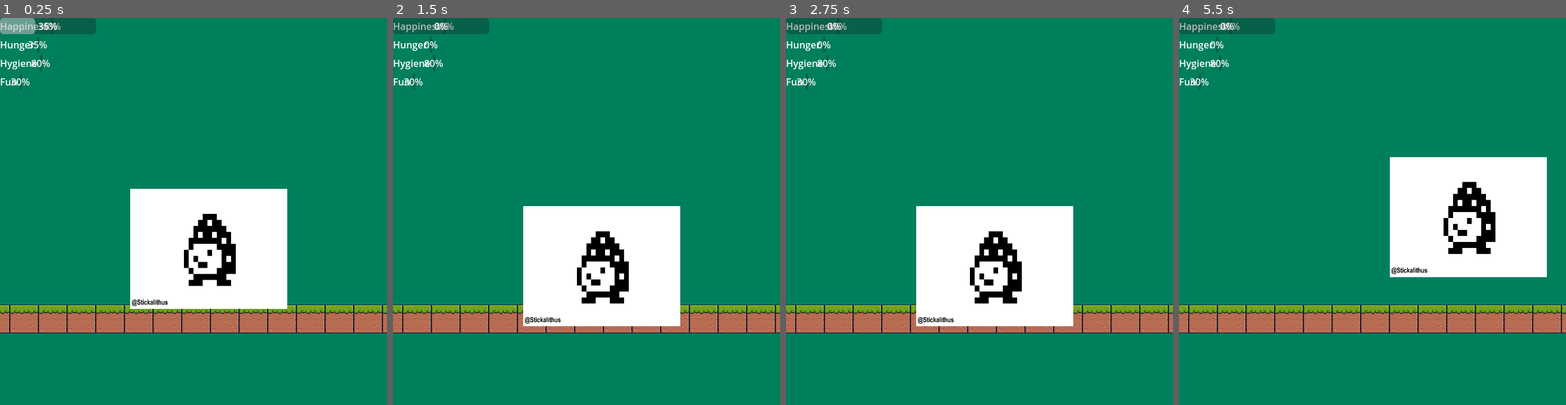
Above: before the commit, frames 1-4 (left to right).
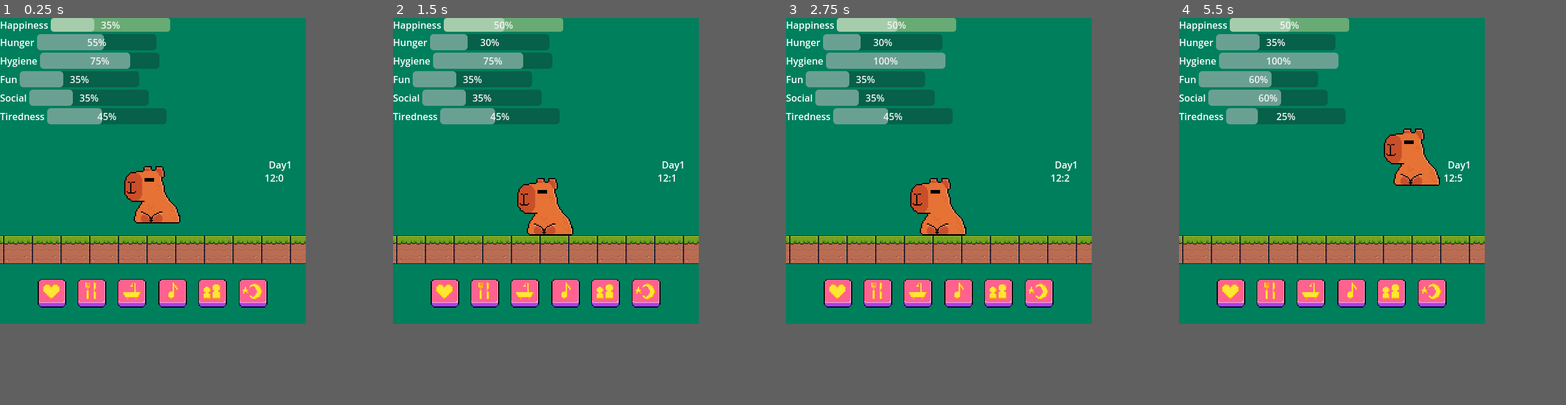
Above: after the commit, the same moments.

Repository: HenrikTS99/Godot-tamagotchi
Game: Godot game, scene res://source/levels/main.tscn
The game is run twice, just before and just after one commit, with the same random seed, the same clock (stepped at 60 frames per second) and the same inputs.
Inputs (mouse positions are in pixels of both pictures, inside the frame that each line leads up to):
- Up to frame 1 (0.25 s): no input
- Up to frame 2 (1.5 s): click (458, 366) at 0.52 s; click (509, 366) at 1.27 s
- Up to frame 3 (2.75 s): click (952, 366) at 2.02 s
- Up to frame 4 (5.5 s): click (1395, 366) at 2.77 s; click (1449, 366) at 3.52 s; click (1500, 366) at 4.27 s; tap Enter (ui_accept) at 5, 5.27 s; hold Right (ui_right) from 5.03 s (still down)
In our replay, the window is 648x648 before the commit and 512x512 after it. These sizes can differ from the game's own. Grey fills any space a smaller window leaves; there, only what the larger window draws over its background counts as a difference.

The runs differ from the first frame. In frame 1, 33% of the frame differs, in the area x 0-100%, y 0-82%; in frame 2, 31%; in frame 3, 31%; in frame 4, 36%.

Commit message:
add all stats, add time pass and stats change by time logic, restructure files

Diff:
--- a/UpdateBars.gd
+++ /dev/null
@@ -1,31 +0,0 @@
-extends Control
-
-@onready var pet = get_tree().get_first_node_in_group("Pet")
-
-# Called when the node enters the scene tree for the first time.
-func _ready():
-	print(pet)
-	if pet:
-		pet.hungerChanged.connect(update_hunger)
-		pet.connect("happinessChanged", update_happiness)
-		pet.hygieneChanged.connect(update_hygiene)
-		pet.funChanged.connect(update_fun)
-	update()
-
-func update():
-	update_hunger()
-	update_happiness()
-	update_hygiene()
-	update_fun()
-
-func update_hunger():
-	$VBoxContainer/HBoxContainer2/HungerBar.value = pet.hunger * 100 / pet.maxStat
-
-func update_happiness():
-	$VBoxContainer/HBoxContainer/HappinessBar.value = pet.happiness * 100 / pet.maxStat
-
-func update_hygiene():
-	$VBoxContainer/HBoxContainer3/HygieneBar.value = pet.hygiene * 100 / pet.maxStat
-
-func update_fun():
-	$VBoxContainer/HBoxContainer4/FunBar.value = pet.fun * 100 / pet.maxStat
--- a/project.godot
+++ b/project.godot
@@ -17,9 +17,11 @@
 
 [display]
 
-window/size/viewport_width=648
+window/size/viewport_width=512
+window/size/viewport_height=512
 
 [rendering]
 
+textures/canvas_textures/default_texture_filter=0
 renderer/rendering_method="gl_compatibility"
 renderer/rendering_method.mobile="gl_compatibility"
--- a/source/actors/Pet.tscn
+++ b/source/actors/Pet.tscn
@@ -1,19 +1,19 @@
 [gd_scene load_steps=4 format=3 uid="uid://r1srkhptyee1"]
 
 [ext_resource type="Script" path="res://source/actors/pet.gd" id="1_mp1so"]
-[ext_resource type="Texture2D" uid="uid://26ie5j7su3o7" path="res://assets/img/tamagochi.webp" id="2_w6etj"]
+[ext_resource type="Texture2D" uid="uid://bhfjprgp4pnof" path="res://assets/img/capybara.png" id="2_lwjfl"]
 
 [sub_resource type="RectangleShape2D" id="RectangleShape2D_tkmqf"]
-size = Vector2(95, 100)
+size = Vector2(94, 96)
 
 [node name="Pet" type="CharacterBody2D" groups=["Pet"]]
 script = ExtResource("1_mp1so")
 
 [node name="Sprite2D" type="Sprite2D" parent="."]
 position = Vector2(-0.999969, -2)
-scale = Vector2(0.410937, 0.523438)
-texture = ExtResource("2_w6etj")
+scale = Vector2(2, 2)
+texture = ExtResource("2_lwjfl")
 
 [node name="CollisionShape2D" type="CollisionShape2D" parent="."]
-position = Vector2(-0.5, 12)
+position = Vector2(-2, -2)
 shape = SubResource("RectangleShape2D_tkmqf")
--- a/source/actors/StatsUI.tscn
+++ /dev/null
@@ -1,66 +0,0 @@
-[gd_scene load_steps=2 format=3 uid="uid://dqlrf8c1udujk"]
-
-[ext_resource type="Script" path="res://UpdateBars.gd" id="1_e4vm8"]
-
-[node name="Control" type="Control"]
-layout_mode = 3
-anchors_preset = 15
-anchor_right = 1.0
-anchor_bottom = 1.0
-grow_horizontal = 2
-grow_vertical = 2
-script = ExtResource("1_e4vm8")
-
-[node name="VBoxContainer" type="VBoxContainer" parent="."]
-layout_mode = 1
-anchors_preset = 15
-anchor_right = 1.0
-anchor_bottom = 1.0
-grow_horizontal = 2
-grow_vertical = 2
-
-[node name="HBoxContainer" type="HBoxContainer" parent="VBoxContainer"]
-layout_mode = 2
-
-[node name="Happiness" type="Label" parent="VBoxContainer/HBoxContainer"]
-layout_mode = 2
-text = "Happiness"
-
-[node name="HappinessBar" type="ProgressBar" parent="VBoxContainer/HBoxContainer"]
-layout_mode = 2
-size_flags_vertical = 1
-step = 1.0
-value = 30.0
-
-[node name="HBoxContainer2" type="HBoxContainer" parent="VBoxContainer"]
-layout_mode = 2
-
-[node name="Hunger" type="Label" parent="VBoxContainer/HBoxContainer2"]
-layout_mode = 2
-text = "Hunger"
-
-[node name="HungerBar" type="ProgressBar" parent="VBoxContainer/HBoxContainer2"]
-layout_mode = 2
-step = 1.0
-
-[node name="HBoxContainer3" type="HBoxContainer" parent="VBoxContainer"]
-layout_mode = 2
-
-[node name="Hygiene" type="Label" parent="VBoxContainer/HBoxContainer3"]
-layout_mode = 2
-text = "Hygiene"
-
-[node name="HygieneBar" type="ProgressBar" parent="VBoxContainer/HBoxContainer3"]
-layout_mode = 2
-step = 1.0
-
-[node name="HBoxContainer4" type="HBoxContainer" parent="VBoxContainer"]
-layout_mode = 2
-
-[node name="Fun" type="Label" parent="VBoxContainer/HBoxContainer4"]
-layout_mode = 2
-text = "Fun"
-
-[node name="FunBar" type="ProgressBar" parent="VBoxContainer/HBoxContainer4"]
-layout_mode = 2
-step = 1.0
--- a/source/actors/pet.gd
+++ b/source/actors/pet.gd
@@ -1,24 +1,64 @@
 extends CharacterBody2D
 
 class_name Pet
+
+@onready var timeUI = get_tree().get_first_node_in_group("TimeUI")
 
 signal hungerChanged(value)
 signal happinessChanged(value)
 signal hygieneChanged(value)
 signal funChanged(value)
+signal socialChanged(value)
+signal tirednessChanged()
 
 const SPEED = 300.0
 const JUMP_VELOCITY = -400.0
 
+const HUNGER_INTERVAL = 10
+const HAPPINESS_INTERVAL = 15
+const HYGINE_INTERVAL = 30
+const FUN_INTERVAL = 15
+const SOCIAL_INTERVAL = 30
+const TIRED_INTERVAL = 45
 # Get the gravity from the project settings to be synced with RigidBody nodes.
 var gravity = ProjectSettings.get_setting("physics/2d/default_gravity")
 
 # Stats
-@export var happiness = 40
-@export var hunger = 50
-@export var hygiene = 80
-@export var fun = 30
-@export var maxStat = 100
+@export var happiness: int = 40:
+	set(new_value):
+		happiness = clamp(new_value, 0, 100)
+		emit_signal('happinessChanged', happiness)
+
+@export var hunger: int = 50:
+	set(new_value):
+		hunger = clamp(new_value, 0, 100)
+		emit_signal('hungerChanged', hunger)
+
+@export var hygiene: int = 80:
+	set(new_value):
+		hygiene = clamp(new_value, 0, 100)
+		emit_signal('hygieneChanged', hygiene)
+
+@export var fun: int = 40:
+	set(new_value):
+		fun = clamp(new_value, 0, 100)
+		emit_signal('funChanged', fun)
+
+@export var social: int = 40:
+	set(new_value):
+		social = clamp(new_value, 0, 100)
+		emit_signal('socialChanged', social)
+
+@export var tiredness: int = 40:
+	set(new_value):
+		tiredness = clamp(new_value, 0, 100)
+		emit_signal('tirednessChanged', tiredness)
+
+
+func _ready():
+	timeUI.time_tick.connect(process_time_events)
+
+
 
 func _physics_process(delta):
 	# Add the gravity.
@@ -36,9 +76,56 @@
 		velocity.x = direction * SPEED
 	else:
 		velocity.x = move_toward(velocity.x, 0, SPEED)
-	change_hunger(-1)
 	move_and_slide()
 
-func change_hunger(amount):
-	hunger += amount
-	hungerChanged.emit()
+
+func process_time_events(day, hour, minute):
+	if minute % HUNGER_INTERVAL == 0:
+		hunger += 5
+	if minute % HAPPINESS_INTERVAL == 0:
+		happiness -= 5
+	if minute % HYGINE_INTERVAL == 0:
+		hygiene -= 5
+	if minute % FUN_INTERVAL == 0:
+		fun -= 5
+	if minute % SOCIAL_INTERVAL == 0:
+		social -= 5
+	if minute % TIRED_INTERVAL == 0:
+		tiredness += 5
+
+func pet_action(action):
+	match action:
+		"feed":
+			feed()
+		"love":
+			pet()
+		"clean":
+			clean()
+		"fun":
+			play()
+		"social":
+			socialize()
+		"sleep":
+			sleep()
+
+func feed():
+	hunger -= 25
+	happiness += 5
+
+func pet():
+	happiness += 10
+
+func clean():
+	hygiene += 100
+
+func play():
+	fun += 25
+	tiredness += 5
+
+func socialize():
+	social += 25
+	tiredness += 5
+	hunger += 5
+
+func sleep():
+	tiredness -= 10
--- a/source/levels/HungerBar.gd
+++ /dev/null
@@ -1,10 +0,0 @@
-extends ProgressBar
-
-@onready var pet = get_tree().get_first_node_in_group("Pet")
-# Called when the node enters the scene tree for the first time.
-func _ready():
-	pet.hungerChanged.connect(update)
-	update()
-
-func update():
-	value = pet.hunger * 100 / pet.maxStat
--- a/source/levels/main.tscn
+++ b/source/levels/main.tscn
@@ -1,10 +1,11 @@
-[gd_scene load_steps=8 format=3 uid="uid://c6felwgxjmv8b"]
+[gd_scene load_steps=9 format=3 uid="uid://c6felwgxjmv8b"]
 
 [ext_resource type="Texture2D" uid="uid://b8hgdxdb8txpv" path="res://assets/img/green.webp" id="1_cx66j"]
-[ext_resource type="Script" path="res://source/levels/HungerBar.gd" id="3_hxoou"]
 [ext_resource type="Texture2D" uid="uid://cid26mv4qe07s" path="res://assets/img/Terrain (16x16).png" id="3_xgax1"]
 [ext_resource type="PackedScene" uid="uid://r1srkhptyee1" path="res://source/actors/Pet.tscn" id="4_ufbrf"]
-[ext_resource type="PackedScene" uid="uid://dqlrf8c1udujk" path="res://source/actors/StatsUI.tscn" id="5_hkmfi"]
+[ext_resource type="PackedScene" uid="uid://dqlrf8c1udujk" path="res://source/ui/StatsUI.tscn" id="5_hkmfi"]
+[ext_resource type="PackedScene" uid="uid://cqkb8dmn22any" path="res://source/ui/time_ui.tscn" id="6_1xm53"]
+[ext_resource type="PackedScene" uid="uid://xf3patarp24k" path="res://source/ui/buttons_ui.tscn" id="6_fxmxs"]
 
 [sub_resource type="TileSetAtlasSource" id="TileSetAtlasSource_5u2nf"]
 texture = ExtResource("3_xgax1")
@@ -468,19 +469,20 @@
 
 [node name="TileMap" type="TileMap" parent="."]
 texture_filter = 1
+position = Vector2(-58, -116)
 tile_set = SubResource("TileSet_bgdwv")
 format = 2
 layer_0/tile_data = PackedInt32Array(2031611, 393216, 0, 2097147, 393216, 1, 2162683, 393216, 2, 2031612, 458752, 0, 20 …(2977 unchanged characters)…
 
-[node name="CanvasLayer" type="CanvasLayer" parent="."]
-
-[node name="HungerBar" type="ProgressBar" parent="CanvasLayer"]
-offset_right = 161.0
-offset_bottom = 27.0
-value = 10.0
-script = ExtResource("3_hxoou")
-
 [node name="Pet" parent="." instance=ExtResource("4_ufbrf")]
-position = Vector2(351, 356)
-
-[node name="Control" parent="." instance=ExtResource("5_hkmfi")]
+position = Vector2(257, 265)
+
+[node name="StatusUI" parent="." instance=ExtResource("5_hkmfi")]
+
+[node name="ButtonsUI" parent="." instance=ExtResource("6_fxmxs")]
+
+[node name="CanvasModulate" type="CanvasModulate" parent="."]
+visible = false
+color = Color(0.288324, 0.455103, 0.688056, 1)
+
+[node name="TimeUI" parent="." instance=ExtResource("6_1xm53")]
--- /dev/null
+++ b/source/ui/ButtonsUI.gd
@@ -0,0 +1,33 @@
+extends Control
+
+@onready var pet = get_tree().get_first_node_in_group("Pet")
+
+signal selectedAction(action)
+
+
+func _ready():
+	connect("selectedAction", Callable(pet, "pet_action"))
+
+func _on_feed_button_pressed():
+	emit_signal("selectedAction", "feed")
+
+
+func _on_clean_button_pressed():
+	emit_signal("selectedAction", "clean")
+
+
+
+func _on_love_button_pressed():
+	emit_signal("selectedAction", "love")
+
+
+func _on_fun_button_pressed():
+	emit_signal("selectedAction", "fun")
+
+
+func _on_social_button_pressed():
+	emit_signal("selectedAction", "social")
+
+
+func _on_sleep_button_pressed():
+	emit_signal("selectedAction", "sleep")
--- /dev/null
+++ b/source/ui/StatsUI.tscn
@@ -0,0 +1,109 @@
+[gd_scene load_steps=3 format=3 uid="uid://dqlrf8c1udujk"]
+
+[ext_resource type="Script" path="res://source/ui/UpdateBars.gd" id="1_e4vm8"]
+
+[sub_resource type="StyleBoxFlat" id="StyleBoxFlat_b5pjt"]
+bg_color = Color(0.409907, 0.672257, 0.453668, 1)
+corner_radius_top_left = 5
+corner_radius_top_right = 5
+corner_radius_bottom_right = 5
+corner_radius_bottom_left = 5
+
+[node name="StatsUI" type="Control"]
+layout_mode = 3
+anchors_preset = 15
+anchor_right = 1.0
+anchor_bottom = 1.0
+grow_horizontal = 2
+grow_vertical = 2
+script = ExtResource("1_e4vm8")
+
+[node name="VBoxContainer" type="VBoxContainer" parent="."]
+layout_mode = 1
+anchors_preset = 15
+anchor_right = 1.0
+anchor_bottom = 1.0
+grow_horizontal = 2
+grow_vertical = 2
+
+[node name="HBoxContainer" type="HBoxContainer" parent="VBoxContainer"]
+layout_mode = 2
+
+[node name="Happiness" type="Label" parent="VBoxContainer/HBoxContainer"]
+layout_mode = 2
+text = "Happiness"
+
+[node name="HappinessBar" type="ProgressBar" parent="VBoxContainer/HBoxContainer"]
+unique_name_in_owner = true
+custom_minimum_size = Vector2(200, 0)
+layout_mode = 2
+size_flags_vertical = 1
+theme_override_styles/background = SubResource("StyleBoxFlat_b5pjt")
+step = 1.0
+value = 30.0
+
+[node name="HBoxContainer2" type="HBoxContainer" parent="VBoxContainer"]
+layout_mode = 2
+
+[node name="Hunger" type="Label" parent="VBoxContainer/HBoxContainer2"]
+layout_mode = 2
+text = "Hunger"
+
+[node name="HungerBar" type="ProgressBar" parent="VBoxContainer/HBoxContainer2"]
+unique_name_in_owner = true
+custom_minimum_size = Vector2(200, 0)
+layout_mode = 2
+step = 1.0
+
+[node name="HBoxContainer3" type="HBoxContainer" parent="VBoxContainer"]
+layout_mode = 2
+
+[node name="Hygiene" type="Label" parent="VBoxContainer/HBoxContainer3"]
+layout_mode = 2
+text = "Hygiene"
+
+[node name="HygieneBar" type="ProgressBar" parent="VBoxContainer/HBoxContainer3"]
+unique_name_in_owner = true
+custom_minimum_size = Vector2(200, 0)
+layout_mode = 2
+step = 1.0
+
+[node name="HBoxContainer4" type="HBoxContainer" parent="VBoxContainer"]
+layout_mode = 2
+
+[node name="Fun" type="Label" parent="VBoxContainer/HBoxContainer4"]
+layout_mode = 2
+text = "Fun"
+
+[node name="FunBar" type="ProgressBar" parent="VBoxContainer/HBoxContainer4"]
+unique_name_in_owner = true
+custom_minimum_size = Vector2(200, 0)
+layout_mode = 2
+step = 1.0
+
+[node name="HBoxContainer5" type="HBoxContainer" parent="VBoxContainer"]
+layout_mode = 2
+
+[node name="Social" type="Label" parent="VBoxContainer/HBoxContainer5"]
+layout_mode = 2
+text = "Social
+"
+
+[node name="SocialBar" type="ProgressBar" parent="VBoxContainer/HBoxContainer5"]
+unique_name_in_owner = true
+custom_minimum_size = Vector2(200, 0)
+layout_mode = 2
+step = 1.0
+
+[node name="HBoxContainer6" type="HBoxContainer" parent="VBoxContainer"]
+layout_mode = 2
+
+[node name="Tiredness" type="Label" parent="VBoxContainer/HBoxContainer6"]
+layout_mode = 2
+text = "Tiredness"
+
+[node name="TirednessBar" type="ProgressBar" parent="VBoxContainer/HBoxContainer6"]
+unique_name_in_owner = true
+custom_minimum_size = Vector2(200, 0)
+layout_mode = 2
+step = 1.0
--- /dev/null
+++ b/source/ui/TimeUI.gd
@@ -0,0 +1,44 @@
+extends Control
+
+@onready var daysLabel = get_node("%DaysLabel")
+@onready var hoursLabel = get_node("%HoursLabel")
+@onready var minutesLabel = get_node("%MinutesLabel")
+
+const MINUTES_PER_DAY = 1440
+const MINUTES_PER_HOUR = 60
+const INGAME_TO_REAL_MINUTE_DURATION = (2 * PI) / MINUTES_PER_DAY
+
+signal time_tick(day:int, hour:int, minute:int)
+
+@export var INGAME_SPEED = 1.0
+@export var INITIAL_HOUR = 12:
+	set(h):
+		INITIAL_HOUR = h
+		time = INGAME_TO_REAL_MINUTE_DURATION * INITIAL_HOUR * MINUTES_PER_HOUR
+var time = 0.0
+var past_minute = -1.0
+# Called when the node enters the scene tree for the first time.
+func _ready():
+	time = INGAME_TO_REAL_MINUTE_DURATION * INITIAL_HOUR * MINUTES_PER_HOUR
+
+
+# Called every frame. 'delta' is the elapsed time since the previous frame.
+func _process(delta):
+	time += delta * INGAME_TO_REAL_MINUTE_DURATION * INGAME_SPEED
+	recalculate_time()
+
+func recalculate_time():
+	var total_minutes = int(time / INGAME_TO_REAL_MINUTE_DURATION)
+	var day = int(total_minutes / MINUTES_PER_DAY)
+	var current_day_minutes = total_minutes % MINUTES_PER_DAY
+	var hour = int(current_day_minutes / MINUTES_PER_HOUR)
+	var minute = int(current_day_minutes % MINUTES_PER_HOUR)
+
+	if minute != past_minute:
+		past_minute = minute
+		time_tick.emit(day, hour, minute)
+		set_time(day, hour, minute)
+
+func set_time(day, hour, minute):
+	daysLabel.text = 'Day'+ str(day+1)
+	hoursLabel.text = str(hour) + ':' + str(minute)
--- /dev/null
+++ b/source/ui/UpdateBars.gd
@@ -0,0 +1,46 @@
+extends Control
+
+@onready var pet = get_tree().get_first_node_in_group("Pet")
+@onready var happinessBar = get_node("%HappinessBar")
+@onready var hungerBar = get_node("%HungerBar")
+@onready var hygieneBar = get_node("%HygieneBar")
+@onready var funBar = get_node("%FunBar")
+@onready var socialBar = get_node("%SocialBar")
+@onready var tirednessBar = get_node("%TirednessBar")
+# Called when the node enters the scene tree for the first time.
+func _ready():
+	print(pet)
+	if pet:
+		pet.hungerChanged.connect(update_hunger)
+		pet.connect("happinessChanged", update_happiness)
+		pet.hygieneChanged.connect(update_hygiene)
+		pet.funChanged.connect(update_fun)
+		pet.socialChanged.connect(update_social)
+		pet.tirednessChanged.connect(update_tiredness)
+		update()
+
+func update():
+	update_hunger(pet.hunger)
+	update_happiness(pet.happiness)
+	update_hygiene(pet.hygiene)
+	update_fun(pet.fun)
+	update_social(pet.social)
+	update_tiredness(pet.tiredness)
+
+func update_hunger(value):
+	hungerBar.value = value
+
+func update_happiness(value):
+	happinessBar.value = value
+
+func update_hygiene(value):
+	hygieneBar.value = value
+
+func update_fun(value):
+	funBar.value = value
+
+func update_social(value):
+	socialBar.value = value
+
+func update_tiredness(value):
+	tirednessBar.value = value
--- /dev/null
+++ b/source/ui/buttons_ui.tscn
@@ -0,0 +1,110 @@
+[gd_scene load_steps=9 format=3 uid="uid://xf3patarp24k"]
+
+[ext_resource type="Script" path="res://source/ui/ButtonsUI.gd" id="1_cyjms"]
+[ext_resource type="Texture2D" uid="uid://b4ioxkxhxr8tj" path="res://assets/img/spritesheetbuttons.png" id="2_0da43"]
+
+[sub_resource type="AtlasTexture" id="AtlasTexture_setar"]
+resource_local_to_scene = true
+atlas = ExtResource("2_0da43")
+region = Rect2(0, 0, 32, 32)
+
+[sub_resource type="AtlasTexture" id="AtlasTexture_ge7rg"]
+atlas = ExtResource("2_0da43")
+region = Rect2(32, 0, 32, 32)
+
+[sub_resource type="AtlasTexture" id="AtlasTexture_e5sre"]
+atlas = ExtResource("2_0da43")
+region = Rect2(64, 0, 32, 32)
+
+[sub_resource type="AtlasTexture" id="AtlasTexture_1g4iy"]
+atlas = ExtResource("2_0da43")
+region = Rect2(96, 0, 32, 32)
+
+[sub_resource type="AtlasTexture" id="AtlasTexture_6x0gd"]
+atlas = ExtResource("2_0da43")
+region = Rect2(128, 0, 32, 32)
+
+[sub_resource type="AtlasTexture" id="AtlasTexture_da3yl"]
+atlas = ExtResource("2_0da43")
+region = Rect2(160, 0, 32, 32)
+
+[node name="ButtonsUI" type="Control"]
+layout_mode = 3
+anchors_preset = 15
+anchor_right = 1.0
+anchor_bottom = 1.0
+grow_horizontal = 2
+grow_vertical = 2
+script = ExtResource("1_cyjms")
+
+[node name="Sprite2D" type="Sprite2D" parent="."]
+visible = false
+texture = ExtResource("2_0da43")
+
+[node name="MarginContainer" type="MarginContainer" parent="."]
+layout_mode = 1
+anchors_preset = 12
+anchor_top = 1.0
+anchor_right = 1.0
+anchor_bottom = 1.0
+offset_left = 56.0
+offset_top = -102.0
+offset_right = -56.0
+grow_horizontal = 2
+grow_vertical = 0
+
+[node name="HBoxContainer" type="HBoxContainer" parent="MarginContainer"]
+layout_mode = 2
+size_flags_vertical = 4
+alignment = 1
+
+[node name="LoveButton" type="TextureButton" parent="MarginContainer/HBoxContainer"]
+custom_minimum_size = Vector2(48, 48)
+layout_mode = 2
+size_flags_horizontal = 6
+texture_normal = SubResource("AtlasTexture_setar")
+stretch_mode = 0
+
+[node name="FeedButton" type="TextureButton" parent="MarginContainer/HBoxContainer"]
+custom_minimum_size = Vector2(48, 48)
+layout_mode = 2
+size_flags_horizontal = 6
+size_flags_vertical = 4
+texture_normal = SubResource("AtlasTexture_ge7rg")
+stretch_mode = 0
+
+[node name="CleanButton" type="TextureButton" parent="MarginContainer/HBoxContainer"]
+custom_minimum_size = Vector2(48, 0)
+layout_mode = 2
+size_flags_horizontal = 6
+texture_normal = SubResource("AtlasTexture_e5sre")
+stretch_mode = 0
+
+[node name="FunButton" type="TextureButton" parent="MarginContainer/HBoxContainer"]
+custom_minimum_size = Vector2(48, 0)
+layout_mode = 2
+size_flags_horizontal = 6
+texture_normal = SubResource("AtlasTexture_1g4iy")
+stretch_mode = 0
+
+[node name="SocialButton" type="TextureButton" parent="MarginContainer/HBoxContainer"]
+custom_minimum_size = Vector2(48, 0)
+layout_mode = 2
+size_flags_horizontal = 6
+texture_normal = SubResource("AtlasTexture_6x0gd")
+stretch_mode = 0
+
+[node name="SleepButton" type="TextureButton" parent="MarginContainer/HBoxContainer"]
+custom_minimum_size = Vector2(48, 48)
+layout_mode = 2
+size_flags_horizontal = 6
+size_flags_vertical = 4
+texture_normal = SubResource("AtlasTexture_da3yl")
+stretch_mode = 0
+
+[connection signal="pressed" from="MarginContainer/HBoxContainer/LoveButton" to="." method="_on_love_button_pressed"]
+[connection signal="pressed" from="MarginContainer/HBoxContainer/FeedButton" to="." method="_on_feed_button_pressed"]
+[connection signal="pressed" from="MarginContainer/HBoxContainer/CleanButton" to="." method="_on_clean_button_pressed"]
+[connection signal="pressed" from="MarginContainer/HBoxContainer/FunButton" to="." method="_on_fun_button_pressed"]
+[connection signal="pressed" from="MarginContainer/HBoxContainer/SocialButton" to="." method="_on_social_button_pressed"]
+[connection signal="pressed" from="MarginContainer/HBoxContainer/SleepButton" to="." method="_on_sleep_button_pressed"]
--- /dev/null
+++ b/source/ui/time_ui.tscn
@@ -0,0 +1,36 @@
+[gd_scene load_steps=2 format=3 uid="uid://cqkb8dmn22any"]
+
+[ext_resource type="Script" path="res://source/ui/TimeUI.gd" id="1_aqu4x"]
+
+[node name="TimeUI" type="Control" groups=["TimeUI"]]
+layout_mode = 3
+anchors_preset = 6
+anchor_left = 1.0
+anchor_top = 0.5
+anchor_right = 1.0
+anchor_bottom = 0.5
+grow_horizontal = 0
+grow_vertical = 2
+script = ExtResource("1_aqu4x")
+
+[node name="MinutesLabel" type="Label" parent="."]
+unique_name_in_owner = true
+layout_mode = 0
+offset_right = 40.0
+offset_bottom = 23.0
+vertical_alignment = 1
+
+[node name="HoursLabel" type="Label" parent="."]
+unique_name_in_owner = true
+layout_mode = 0
+offset_left = -69.0
+offset_bottom = 23.0
+text = "dwdw"
+
+[node name="DaysLabel" type="Label" parent="."]
+unique_name_in_owner = true
+layout_mode = 0
+offset_left = -62.0
+offset_top = -22.0
+offset_right = -22.0
+offset_bottom = 1.0
Binary file added: assets/img/capybara.png
Not shown, added: assets/img/capybara.png.import
Binary file added: assets/img/spritesheetbuttons.png
Not shown, changed: assets/img/spritesheetbuttons.png.import
Binary file removed: assets/img/tamagochi.webp
Not shown, added: source/actors/Sta6965.tmp
